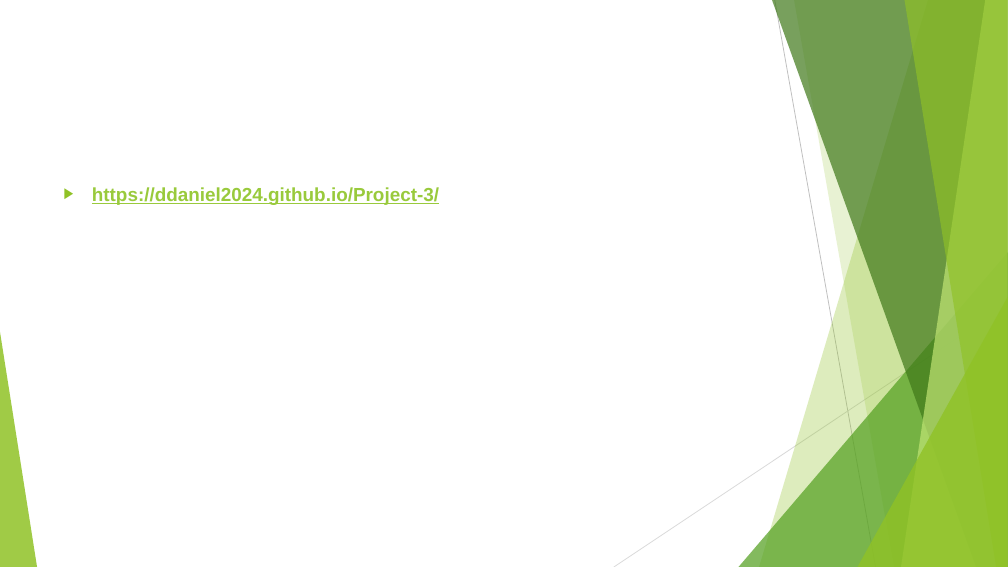
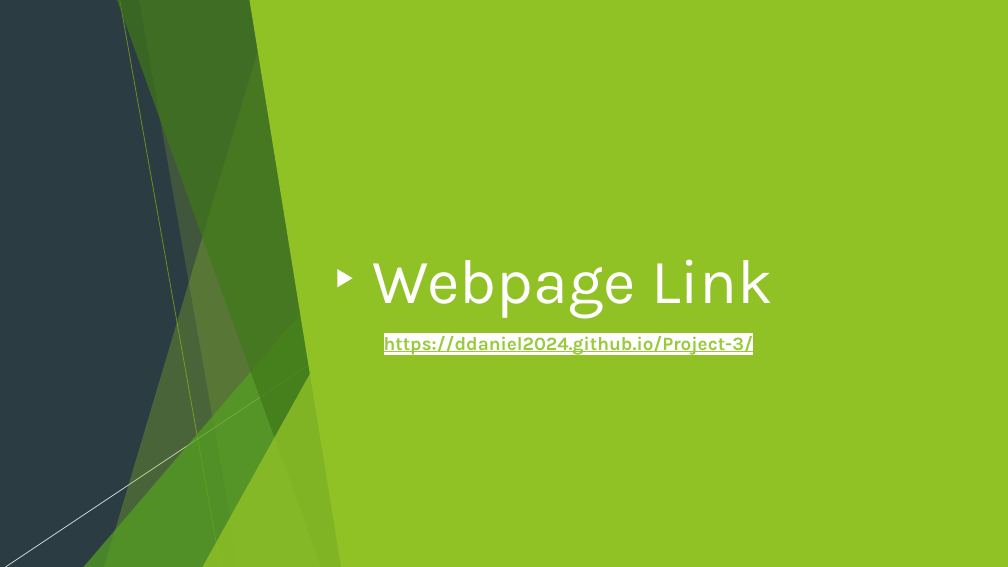
Before and after one commit to ddaniel2024/Project-3, a slide deck: slide 22 of powerpoint.pptx. Drawn at 1008x567 pixels with LibreOffice and Linux fonts; fonts in the diff are those of the drawing. Boxes give left, top, right and bottom in pixels: in the first picture for what was removed or moved away, otherwise in the second. Text is boxed around its words. In the diff, an @@ line names an element or a change of style, - is before the commit and + after.

```diff
--- a/powerpoint.pptx
+++ b/powerpoint.pptx
@@ background #FFFFFF to #2C3C43 @@
@@ group added at (x1=0, y1=0, x2=1008, y2=567): 5 freeform shapes, 3 triangles, 2 lines @@
@@ rectangle added at (x1=0, y1=0, x2=1008, y2=567), fill #2C3C43 @@
@@ freeform shape added at (x1=104, y1=0, x2=353, y2=567), fill #90C226 at 30% opacity @@
@@ freeform shape added at (x1=116, y1=0, x2=352, y2=567), fill #3F7819 at 70% opacity @@
@@ line added from (119, 0) to (221, 567), #6C921D 0.75 pt @@
@@ freeform shape added at (x1=139, y1=0, x2=353, y2=567), fill #90C226 at 20% opacity @@
@@ freeform shape added at (x1=250, y1=0, x2=1008, y2=567), fill #90C226 @@
@@ line removed from (775, 0) to (876, 567) @@
@@ triangle added at (x1=83, y1=252, x2=352, y2=567), fill #54A021 at 72% opacity @@
@@ triangle added at (x1=337, y1=269, x2=352, y2=287), fill #FFFFFF @@
@@ title added at (x1=373, y1=259, x2=773, y2=319), 60 pt, text #FFFFFF @@
+Webpage Link
@@ triangle added at (x1=203, y1=297, x2=353, y2=567), fill #90C226 at 80% opacity @@
@@ line added from (399, 305) to (5, 567), #FFFFFF 0.75 pt @@
@@ text "https://ddaniel2024.github.io/Project-3/" moved from (x1=92, y1=187, x2=439, y2=205) to (x1=384, y1=336, x2=753, y2=356) @@
@@ text "https://ddaniel2024.github.io/Project-3/" at (x1=384, y1=336, x2=753, y2=356): font Arial to Karla; bullet ▶ to none @@
@@ line removed from (1008, 305) to (614, 567) @@
```
Also in this commit, not shown: 7 other slides changed, 2 other files.
